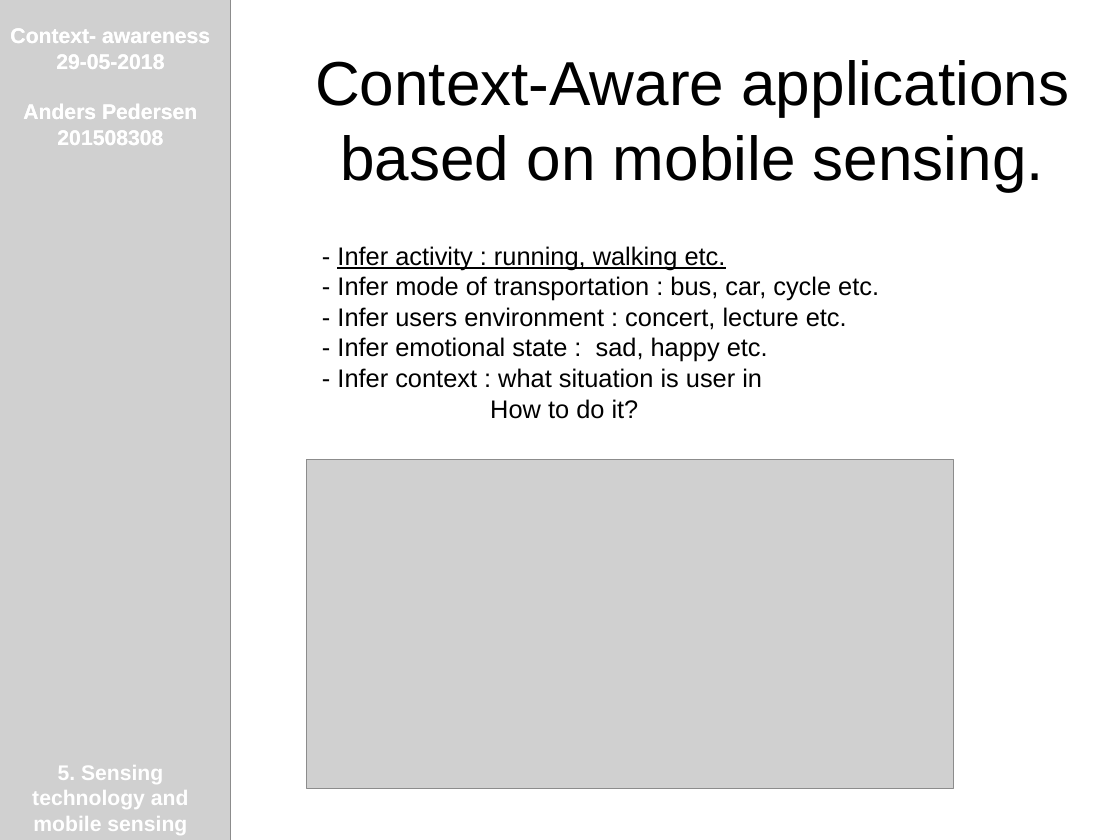
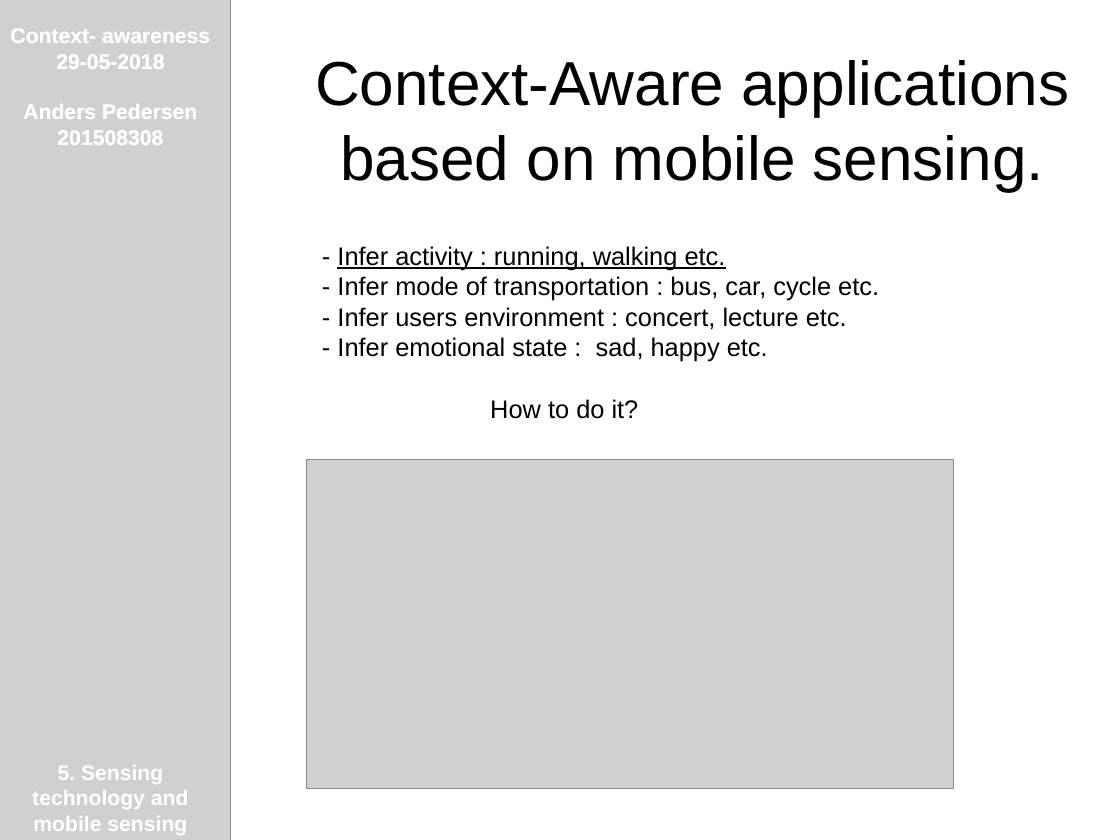
Before and after one commit to AndersHP/ContextAwarenessEksamen, a slide deck: slide 9 of 4SensingTechnologyAndMobileSensingConcepts.odp. Drawn at 1120x840 pixels with LibreOffice and Linux fonts; fonts in the diff are those of the drawing; grey boxes stand for pictures. Boxes give left, top, right and bottom in pixels: in the first picture for what was removed or moved away, otherwise in the second. Text is boxed around its words. In the diff, an @@ line names an element or a change of style, - is before the commit and + after.

```diff
--- a/4SensingTechnologyAndMobileSensingConcepts.odp
+++ b/4SensingTechnologyAndMobileSensingConcepts.odp
@@ text at [337,368,762,388]: paragraph removed @@
-- Infer context : what situation is user in
```
Also in this commit, not shown: 1 other slide changed, 1 slide added, 1 other file.
